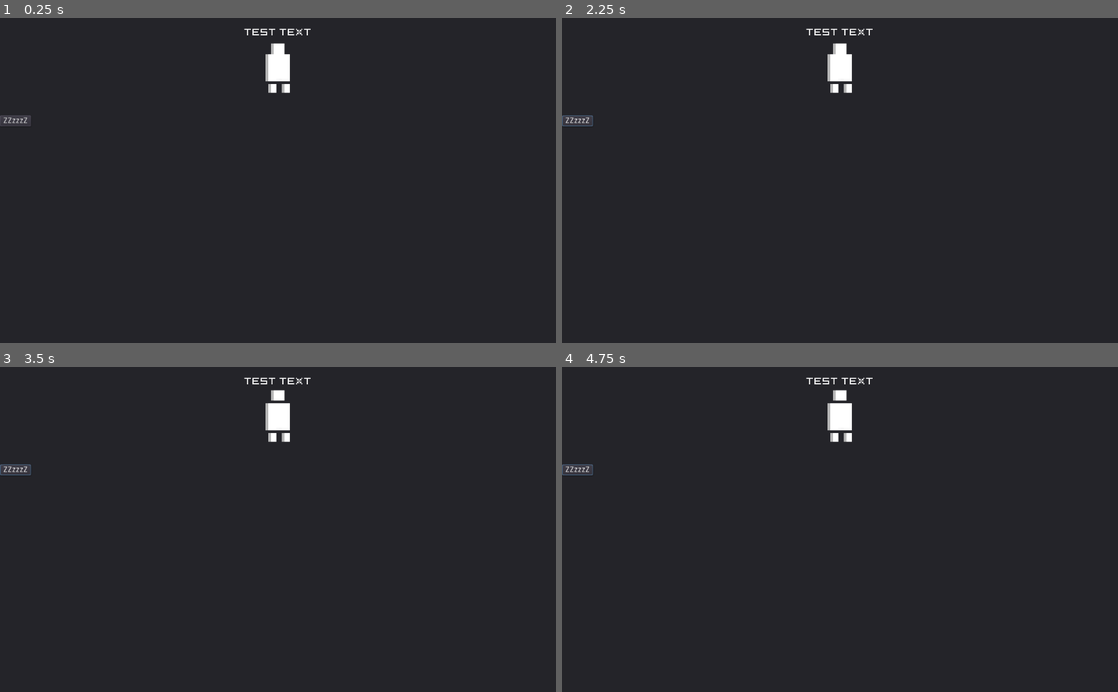
Above: before the commit, frames 1-4 (two rows, left to right).
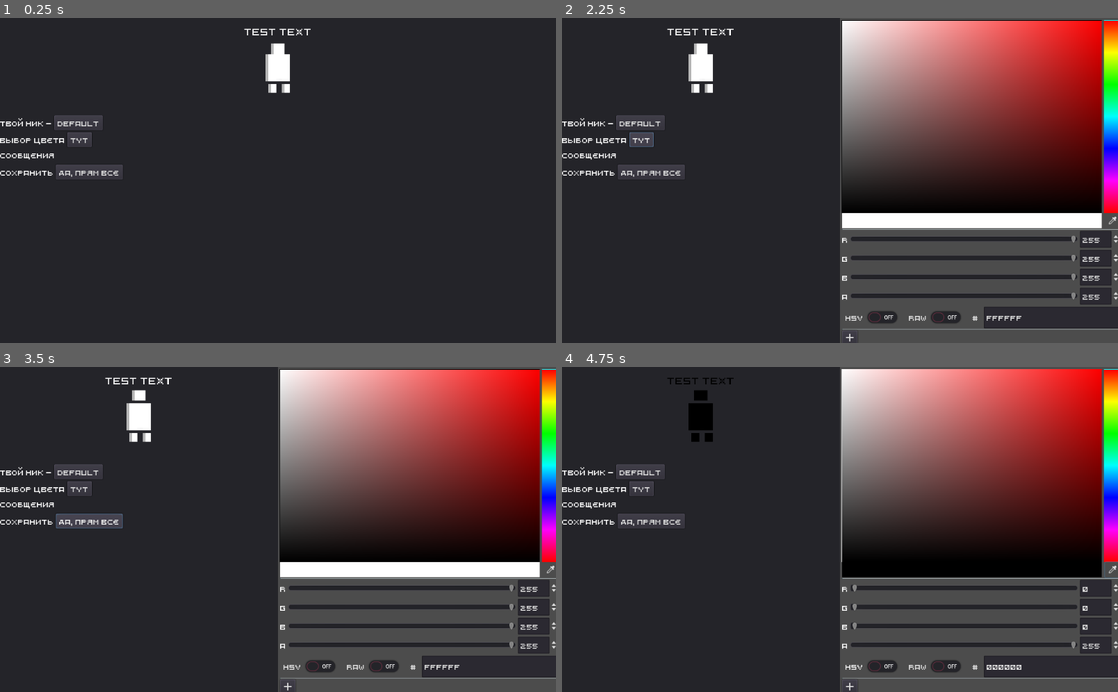
Above: after the commit, the same moments.

Repository: GoalKepper/GameNET-MakeAvatar
Game: Godot game, scene res://Control.tscn
The game is run twice, just before and just after one commit, with the same random seed, the same clock (stepped at 60 frames per second) and the same inputs. This scene is started directly instead of the project's main scene.
Inputs (mouse positions are in pixels of both pictures, inside the frame that each line leads up to):
- Up to frame 1 (0.25 s): no input
- Up to frame 2 (2.25 s): click (578, 122) at 0.5 s, where only the run before the commit has a clickable "ZZzzzZ"; click (639, 122) at 1.25 s, where only the run after the commit has a clickable "Default"; click (639, 138) at 2 s, where only the run after the commit has a clickable "Тут"
- Up to frame 3 (3.5 s): click (88, 519) at 2.75 s, where only the run after the commit has a clickable "да, прям все"
- Up to frame 4 (4.75 s): click (1112, 568) at 3.52 s; click (873, 666) at 4.25 s, where only the run after the commit has a clickable "HSV"

The runs differ from the first frame. In frame 1, 1.2% of the frame differs, in the area x 0-23%, y 29-50%; in frame 2, 45%; in frame 3, 45%, in the area x 0-100%, y 0-100%; in frame 4, 44%.
Error before the commit: Invalid get index of type 'String' (on base: 'Dictionary'). (res://control.gd:9)
Error after the commit: Invalid get index of type 'String' (on base: 'Dictionary'). (res://control.gd:6)

Commit message:
0.3 Make Decisions
- Now you can choose your nick, color and say smth

Diff:
--- a/Control.tscn
+++ b/Control.tscn
@@ -1,15 +1,27 @@
-[gd_scene load_steps=3 format=2]
+[gd_scene load_steps=6 format=2]
 
 [ext_resource path="res://Avatar.tscn" type="PackedScene" id=1]
 [ext_resource path="res://control.gd" type="Script" id=2]
+[ext_resource path="res://5z5.ttf" type="DynamicFontData" id=3]
+
+[sub_resource type="DynamicFont" id=1]
+size = 18
+font_data = ExtResource( 3 )
+
+[sub_resource type="Theme" id=2]
+default_font = SubResource( 1 )
 
 [node name="Control" type="Control"]
 anchor_right = 1.0
 anchor_bottom = 1.0
+theme = SubResource( 2 )
 script = ExtResource( 2 )
 __meta__ = {
 "_edit_use_anchors_": false
 }
+
+[node name="HTTPSet" type="HTTPRequest" parent="."]
+timeout = 10
 
 [node name="Panel" type="Panel" parent="."]
 anchor_top = 0.3
@@ -27,13 +39,96 @@
 }
 
 [node name="VBoxContainer" type="VBoxContainer" parent="Panel/ScrollContainer"]
-margin_right = 57.0
-margin_bottom = 20.0
+margin_right = 226.0
+margin_bottom = 118.0
 
-[node name="Button" type="Button" parent="Panel/ScrollContainer/VBoxContainer"]
-margin_right = 57.0
-margin_bottom = 20.0
-text = "ZZzzzZ"
+[node name="Nick" type="HBoxContainer" parent="Panel/ScrollContainer/VBoxContainer"]
+margin_right = 226.0
+margin_bottom = 27.0
+__meta__ = {
+"_edit_use_anchors_": false
+}
+
+[node name="Nick_Label" type="Label" parent="Panel/ScrollContainer/VBoxContainer/Nick"]
+margin_top = 3.0
+margin_right = 96.0
+margin_bottom = 24.0
+text = "Твой ник -"
+__meta__ = {
+"_edit_use_anchors_": false
+}
+
+[node name="Nick_Button" type="Button" parent="Panel/ScrollContainer/VBoxContainer/Nick"]
+margin_left = 100.0
+margin_right = 189.0
+margin_bottom = 27.0
+text = "Default"
+__meta__ = {
+"_edit_use_anchors_": false
+}
+
+[node name="Color" type="HBoxContainer" parent="Panel/ScrollContainer/VBoxContainer"]
+margin_top = 31.0
+margin_right = 226.0
+margin_bottom = 58.0
+__meta__ = {
+"_edit_use_anchors_": false
+}
+
+[node name="Color_Label" type="Label" parent="Panel/ScrollContainer/VBoxContainer/Color"]
+margin_top = 3.0
+margin_right = 120.0
+margin_bottom = 24.0
+text = "Выбор цвета"
+__meta__ = {
+"_edit_use_anchors_": false
+}
+
+[node name="Color_Button" type="Button" parent="Panel/ScrollContainer/VBoxContainer/Color"]
+margin_left = 124.0
+margin_right = 169.0
+margin_bottom = 27.0
+text = "Тут"
+__meta__ = {
+"_edit_use_anchors_": false
+}
+
+[node name="Messages_Label" type="Label" parent="Panel/ScrollContainer/VBoxContainer"]
+margin_top = 62.0
+margin_right = 226.0
+margin_bottom = 83.0
+text = "Сообщения"
+
+[node name="Messages" type="VBoxContainer" parent="Panel/ScrollContainer/VBoxContainer"]
+margin_top = 87.0
+margin_right = 226.0
+margin_bottom = 87.0
+
+[node name="Save" type="HBoxContainer" parent="Panel/ScrollContainer/VBoxContainer"]
+margin_top = 91.0
+margin_right = 226.0
+margin_bottom = 118.0
+__meta__ = {
+"_edit_use_anchors_": false
+}
+
+[node name="Save_Label" type="Label" parent="Panel/ScrollContainer/VBoxContainer/Save"]
+margin_top = 3.0
+margin_right = 99.0
+margin_bottom = 24.0
+text = "Сохранить"
+__meta__ = {
+"_edit_use_anchors_": false
+}
+
+[node name="Save_Button" type="Button" parent="Panel/ScrollContainer/VBoxContainer/Save"]
+margin_left = 103.0
+margin_right = 226.0
+margin_bottom = 27.0
+text = "да, прям все"
+__meta__ = {
+"_edit_use_anchors_": false
+}
 
 [node name="Panel2" type="Panel" parent="."]
 anchor_right = 1.0
@@ -55,4 +150,17 @@
 [node name="Avatar" parent="Panel2/Control" instance=ExtResource( 1 )]
 scale = Vector2( 5, 5 )
 
-[connection signal="pressed" from="Panel/ScrollContainer/VBoxContainer/Button" to="." method="_on_Button_pressed"]
+[node name="ColorPicker" type="ColorPicker" parent="."]
+visible = false
+anchor_left = 0.5
+anchor_right = 1.0
+anchor_bottom = 1.0
+__meta__ = {
+"_edit_use_anchors_": false
+}
+
+[connection signal="request_completed" from="HTTPSet" to="." method="_on_HTTPSet_request_completed"]
+[connection signal="pressed" from="Panel/ScrollContainer/VBoxContainer/Nick/Nick_Button" to="." method="_on_Nick_Button_pressed"]
+[connection signal="pressed" from="Panel/ScrollContainer/VBoxContainer/Color/Color_Button" to="." method="_on_Color_Button_pressed"]
+[connection signal="pressed" from="Panel/ScrollContainer/VBoxContainer/Save/Save_Button" to="." method="_on_Save_Button_pressed"]
+[connection signal="color_changed" from="ColorPicker" to="." method="_on_ColorPicker_color_changed"]
--- a/autorization.gd
+++ b/autorization.gd
@@ -14,8 +14,10 @@
 
 
 func _on_Button_pressed():
-	nick = JavaScript.eval('prompt("%s", "%s");' % ['Введите ник', ""])
-	password = JavaScript.eval('prompt("%s", "%s");' % ['Введите пароль', ""])
+	#nick = JavaScript.eval('prompt("%s", "%s");' % ['Введите ник', ""])
+	#password = JavaScript.eval('prompt("%s", "%s");' % ['Введите пароль', ""])
+	nick = "night_glider"
+	password = "admin"
 	for element in Globals.json:
 		if Globals.json[element]["nick"] == nick and Globals.json[element]["password"] == password:
 			Globals.avatar_id = element
--- a/avatar.gd
+++ b/avatar.gd
@@ -1,6 +1,6 @@
 extends Node2D
 
-var nick:String = "Hi, dude"
+var nick:String = "Hi, dude" setget nick_set
 var messages:Array = ["привет"]
 var text_speed:float
 var randomize_messages:bool
@@ -16,21 +16,18 @@
 func _ready():
 	pass
 
-func initialize (nick, area_radius, first_message_differ, ghost, messages, randomize_messages, run_frequency, speed, text_speed, color):
-	nick = nick
-	area_radius = area_radius
-	first_message_differ = first_message_differ
-	ghost = ghost
-	messages = messages
-	randomize_messages = randomize_messages
-	run_frequency = run_frequency
-	speed = speed
-	text_speed = text_speed
+func initialize (Nick, Area_radius, First_message_differ, Ghost, Messages, Randomize_messages, Run_frequency, Speed, Text_speed, color):
+	nick_set(Nick)
+	area_radius = Area_radius
+	first_message_differ = First_message_differ
+	ghost = Ghost
+	messages = Messages
+	randomize_messages = Randomize_messages
+	run_frequency = Run_frequency
+	speed = Speed
+	text_speed = Text_speed
 	modulate = color
-	# --------------------------------------- #
+
+func nick_set(Nick):
+	nick = Nick
 	$Node2D/Label.text = nick
-
-
-# Called every frame. 'delta' is the elapsed time since the previous frame.
-#func _process(delta):
-#	pass
--- a/control.gd
+++ b/control.gd
@@ -1,13 +1,64 @@
 extends Control
 
-
-# Declare member variables here. Examples:
-# var a = 2
-# var b = "text"
+var last_button: Button
 
 func _ready():
 	var json = Globals.json[Globals.avatar_id]
 	$Panel2/Control/Avatar.initialize(json["nick"], json["area_radius"], json["first_message_differ"], json["ghost"], json["messages"].split('~'), json["randomize_messages"], json["run_frequency"], json["speed"], json["text_speed"], json["color"])
+	$Panel/ScrollContainer/VBoxContainer/Nick/Nick_Button.text = $Panel2/Control/Avatar.nick
+	for message in $Panel2/Control/Avatar.messages:
+		_add_new_message(message)
+	_add_new_message("")
 
-func _on_Button_pressed():
-	$Panel/ScrollContainer/VBoxContainer/Button.text = JavaScript.eval('prompt("%s", "%s");' % ['Введите что-либо', $Panel/ScrollContainer/VBoxContainer/Button.text])
+func _on_Nick_Button_pressed():
+	$Panel/ScrollContainer/VBoxContainer/Nick/Nick_Button.text = JavaScript.eval('prompt("%s", "%s");' % ['Введите что-либо', $Panel/ScrollContainer/VBoxContainer/Nick/Nick_Button.text])
+	$Panel2/Control/Avatar.nick = $Panel/ScrollContainer/VBoxContainer/Nick/Nick_Button.text
+	Globals.json[Globals.avatar_id]["nick"] = $Panel/ScrollContainer/VBoxContainer/Nick/Nick_Button.text
+
+func _on_Color_Button_pressed():
+	$ColorPicker.visible = !$ColorPicker.visible
+	if $ColorPicker.visible:
+		$Panel.anchor_right = 0.5
+		$Panel2.anchor_right = 0.5
+	else:
+		$Panel.anchor_right = 1
+		$Panel2.anchor_right = 1
+
+func _on_ColorPicker_color_changed(color):
+	$Panel2/Control/Avatar.modulate = color
+	Globals.json[Globals.avatar_id]["color"] = $Panel2/Control/Avatar.modulate.to_html(false)
+	print(Globals.json)
+
+func _add_new_message(text: String):
+	var button = Button.new()
+	button.text = text
+	last_button = button
+	$Panel/ScrollContainer/VBoxContainer/Messages.add_child(button)
+	button.connect("pressed", self, "_on_Message_pressed", [button])
+
+func _on_Message_pressed(button:Button):
+	var message_array:String = ""
+	button.text = JavaScript.eval('prompt("%s", "%s");' % ['Введите что-либо', button.text])
+	if (last_button.text != ""):
+		_add_new_message("")
+	if (button.text == "" and button != last_button):
+		button.queue_free()
+	for element in $Panel/ScrollContainer/VBoxContainer/Messages.get_children():
+		if (element.text != ""):
+			if (message_array == ""):
+				message_array += element.text
+			else:
+				message_array += "~" + element.text
+	Globals.json[Globals.avatar_id]["messages"] = message_array
+	if message_array == "":
+		OS.alert("Поздравляю! Ты нашел пасхалку. А теперь будь добр, введи хотя бы одно сообщение, иначе наш сайт накроется к чертям (:")
+
+func _on_Save_Button_pressed():
+	var json = JSON.print(Globals.json[Globals.avatar_id])
+	$HTTPSet.request("https://gamenet-website-default-rtdb.europe-west1.firebasedatabase.app/Avatars/" + Globals.avatar_id + ".json", [ "Content-Length: "+ str(json.length()) ], false, HTTPClient.METHOD_PUT, json)
+
+func _on_HTTPSet_request_completed(result, response_code, headers, body):
+	if result == 0:
+		OS.alert("Все по кайфу")
+	else:
+		OS.alert("Чет не зашло")
